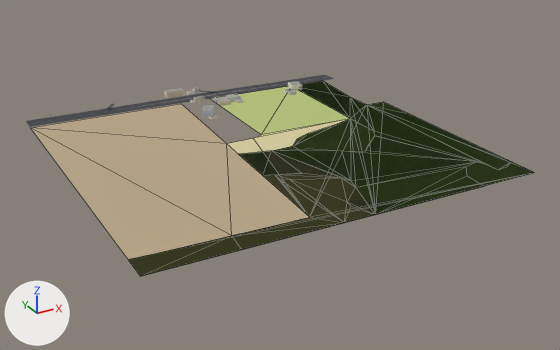
A saved change to the glTF model public/tiles/-2_-1.lod1.glb.
The view is the same before and after, from a camera (50 mm lens) standing at (-437.0, -859.0, 376.0) and looking at (18.0, -31.0, -38.0). Arrows for +X, +Y and +Z are at lower left; the lights stay in place. The picture after the commit comes second. Mesh edges are drawn as thin lines on the coarser meshes. Where no turn or scale is listed for an object, it has been applied to the vertices. Vertices at exactly the same position are counted once.

The first picture shows 'buildings_walls', 'landuse', 'roads' and 1 more.
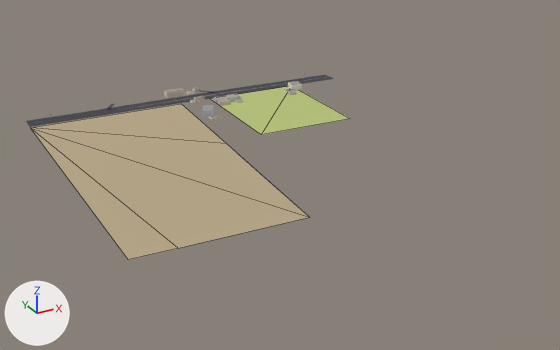
Where the newer file only moved an object's origin or applied its transform, the numbers keep the older frame.

What changed in the scene script:
```text
Change me_landuse:
    used by ob_landuse; location = (0.0, -22.2, 0.0)
    remove me_landuse.from_pydata(...)  # 51 vertices, 75 faces; spans x -250.0..250.0, y -228.0..228.0, z 0.0
    add me_landuse.from_pydata(...)  # 19 vertices, 8 faces; spans x -250.0..227.0, y -199.0..228.0, z 0.0
    me_landuse part 1
    39 vertices are removed from x -250.0..250.0, y -228.0..127.0, z 0.0
    72 faces are deleted
    7 vertices are added at x -199.0..227.0, y -195.0..223.0, z 0.0
    5 new faces join them
```

What differs and where, as boxes [x1, y1, x2, y2] in the pictures (560 x 350 px):
'landuse', reshaped (37% narrower, 11% shorter): before [31, 81, 534, 276]; after [31, 87, 350, 260]
part 1 of me_landuse, cut back: before [31, 81, 534, 276]; after [31, 128, 309, 260]
